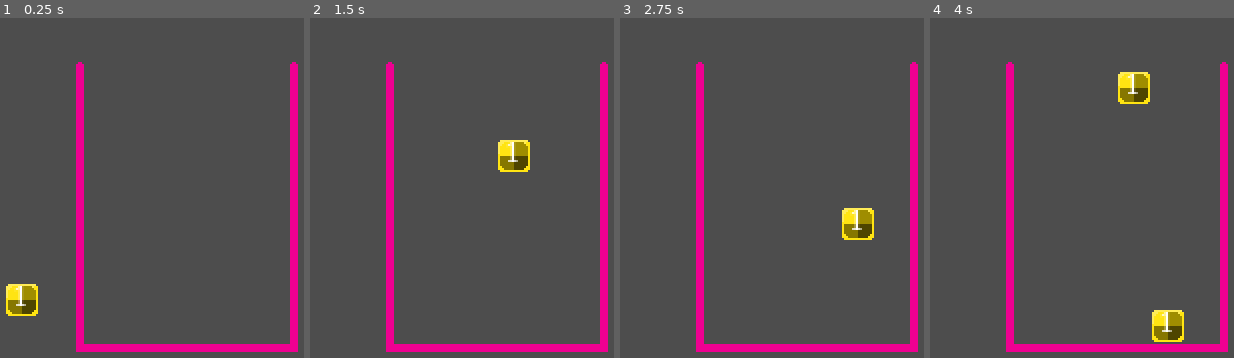
Above: before the commit, frames 1-4 (left to right).
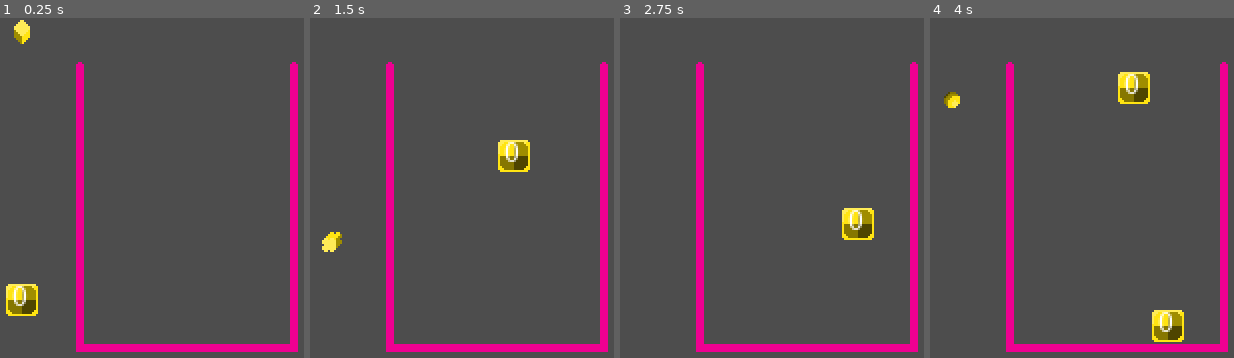
Above: after the commit, the same moments.

Repository: HuskyGameDev/2025f-team2
Game: Godot game, scene res://Scenes/TestScenes/TestScene.tscn
Two runs of this game, one before a commit and one after it. Both use one fixed random seed, a clock stepped at 60 frames per second and the inputs below.
Inputs:
- Up to frame 1 (0.25 s): no input
- Up to frame 2 (1.5 s): hold Right (right) 0.53-1.28 s; hold Z (release) 0.53-1.28 s; hold Down (down) from 1.28 s (still down); tap Z (release) at 1.35 s
- Up to frame 3 (2.75 s): release Down (down) at 2.03 s; hold Right (right) from 2.03 s (still down); hold Z (release) from 2.03 s (still down)
- Up to frame 4 (4 s): tap Enter at 2.75 s; release Right (right) at 2.78 s; release Z (release) at 2.78 s; hold Up (up) 2.78-3.53 s; tap Z (release) at 2.85 s; hold Left (left) from 3.53 s (still down); hold Z (release) from 3.53 s (still down)

The runs differ from the first frame. In frame 1, 0.5% of the frame differs, in the area x 3-10%, y 0-85%; in frame 2, 0.5%; in frame 3, 0.2%; in frame 4, 0.7%, in the area x 4-80%, y 16-93%.

Commit message:
Crystals!

Diff:
--- /dev/null
+++ b/Scenes/GameObjects/crystals.tscn
@@ -0,0 +1,12 @@
+[gd_scene load_steps=4 format=3 uid="uid://cvdu7bb6laa5"]
+
+[ext_resource type="Material" uid="uid://dasascupv172m" path="res://Materials/Palletes/GreenBox.tres" id="1_8vhh1"]
+[ext_resource type="Texture2D" uid="uid://c61aar0v208vw" path="res://Artwork/GameObjects/Crystals-Sheet.png" id="2_3kl1c"]
+[ext_resource type="Script" uid="uid://jex30c5ne7je" path="res://Scripts/Gameplay/CrystalToFill.gd" id="3_o1qoq"]
+
+[node name="Crystals" type="Sprite2D"]
+material = ExtResource("1_8vhh1")
+texture = ExtResource("2_3kl1c")
+hframes = 3
+vframes = 2
+script = ExtResource("3_o1qoq")
--- a/Scenes/TestScenes/TestScene.tscn
+++ b/Scenes/TestScenes/TestScene.tscn
@@ -30,3 +30,6 @@
 position = Vector2(76, 141)
 script = ExtResource("3_1omkh")
 levelGrid = NodePath("../BaseGridPos")
+
+[node name="SpawnPoint" type="Node2D" parent="BoxFiller"]
+position = Vector2(0, -140)
--- a/Scripts/Gameplay/BoxFiller.gd
+++ b/Scripts/Gameplay/BoxFiller.gd
@@ -21,10 +21,17 @@
 			return
 		if bok != fblock and bok != null:
 			return
-		fblock._addToBlock()
-		await get_tree().create_timer(time).timeout
-		if time > 0.01:
-			time /= 1.3
+		if fblock.bType != fblock.BlockType.Arrow:
+			var cts : Crystal = spawnCrystal()
+			cts.on_die.connect(addToFBlock.bind(cts))
+			cts.material = fblock.material
+			cts.block = self
+			await get_tree().create_timer(time).timeout
+			if time > 0.25:
+				time /= 1.1
+		else:
+			break
+			return
 
 func _input(event: InputEvent) -> void:
 	if fblock == null:
@@ -32,3 +39,14 @@
 	if event.is_action_pressed("release"):
 		levelGrid.addBlock(fblock)
 		fblock = null
+
+func spawnCrystal() -> Crystal:
+	var crys = load("res://Scenes/GameObjects/crystals.tscn").instantiate()
+	add_child(crys)
+	crys.position.y = -140
+	return crys
+
+func addToFBlock(Cys : Crystal):
+	if fblock != null:
+		if fblock.material == Cys.material:
+			fblock._addToBlock()
--- /dev/null
+++ b/Scripts/Gameplay/CrystalToFill.gd
@@ -0,0 +1,29 @@
+extends Sprite2D
+class_name Crystal
+signal on_die
+
+var speed_down : float = 20
+var block : BoxFiller
+
+
+func _ready() -> void:
+	speed_down = randf_range(20, 40)
+	frame = randi_range(0, 5)
+	var rotTimer = Timer.new()
+	rotTimer.autostart = true
+	rotTimer.wait_time = 0.25
+	rotTimer.timeout.connect(rotme)
+	add_child(rotTimer)
+
+
+func rotme():
+	rotation_degrees += 45
+
+func _process(delta: float) -> void:
+	position.y += speed_down * delta
+	speed_down += speed_down * 1.5 * delta
+	if position.y >= 0:
+		if block.fblock != null:
+			if !block.fblock.placed:
+				on_die.emit()
+		queue_free()
Binary file added: Artwork/GameObjects/Crystals-Sheet.png
Not shown, added: Artwork/GameObjects/Crystals-Sheet.png.import
Binary file added: Artwork/GameObjects/Crystals.aseprite
Not shown, added: Scripts/Gameplay/CrystalToFill.gd.uid
